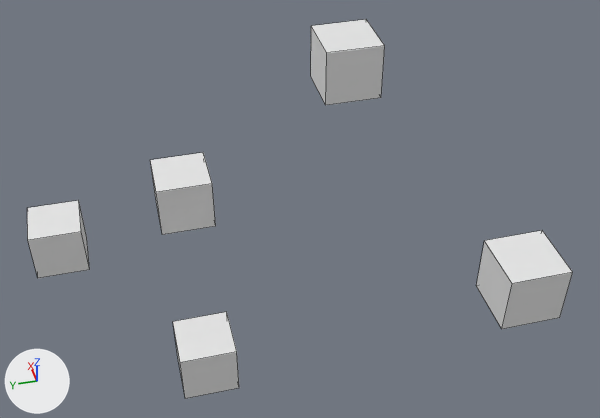
The Blender file assets/game.blend as it was, and as the next commit left it.
One viewpoint serves both versions: a 50 mm camera at (-19.9, 7.9, 25.9) aimed at (1.9, 2.3, 7.6). Lighting does not change. The marker at lower left points along +X, +Y and +Z. The picture after the commit comes second. Mesh edges are drawn as thin lines.
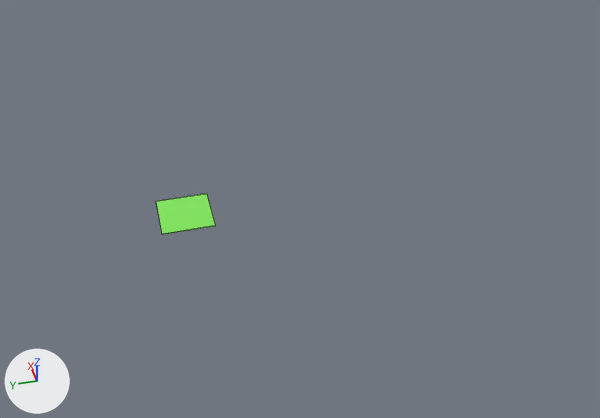
The newer file is also rescaled (x40.63), turned or shifted as a whole; pictures and numbers use the older file's frame.

The change, as a list of edits to the scene's bpy script:
```text
Add mat_material_005:
    mat_material_005 = principled_material('Material.005')
    mat_material_005.base_color = (0.221, 0.8, 0.102)  # green #81e75a
Change me_cube_005:
    used by ob_cube; location = (4.92, 6.08, 6.69)
    remove me_cube_005.from_pydata(...)  # 8 vertices, 6 faces; spans x -1.0..1.0, y -1.0..1.0, z -1.0..1.0
    add me_cube_005.from_pydata(...)  # 8 vertices, 6 faces; spans x -1.0..1.0, y -1.0..1.0, z -1.0..-0.96
    me_cube_005 part 1: the whole mesh is scaled about its middle by (1, 1, 0.018), then moved by (0.0, 0.0, -0.98)
    add me_cube_005.materials.append(mat_material_005)  # green #81e75a
Remove ob_cube_001:
    ob_cube_001 = bpy.data.objects.new('Cube.001', me_cube_006)
    ob_cube_001.location = (-3.13, -3.66, 7.47)
Remove ob_cube_002:
    ob_cube_002 = bpy.data.objects.new('Cube.002', me_cube_007)
    ob_cube_002.location = (4.5, 0.03, 11.63)
Remove ob_cube_003:
    ob_cube_003 = bpy.data.objects.new('Cube.003', me_cube_008)
    ob_cube_003.location = (0.65, 6.21, 2.43)
Remove ob_cube_004:
    ob_cube_004 = bpy.data.objects.new('Cube.004', me_cube_009)
    ob_cube_004.location = (6.67, 11.05, 4.01)
```

Boxes (x1, y1, x2, y2) around the edits, measured in the pictures (600 x 418 px):
'Cube.001', deleted
    before: (476, 230, 573, 329)
'Cube.002', deleted
    before: (311, 19, 385, 105)
'Cube.003', deleted
    before: (173, 312, 239, 399)
'Cube', recoloured, moved, rescaled (9% narrower, 48% shorter)
    before: (150, 153, 216, 235)
    after: (156, 193, 216, 235)
'Cube.004', deleted
    before: (27, 200, 90, 278)
